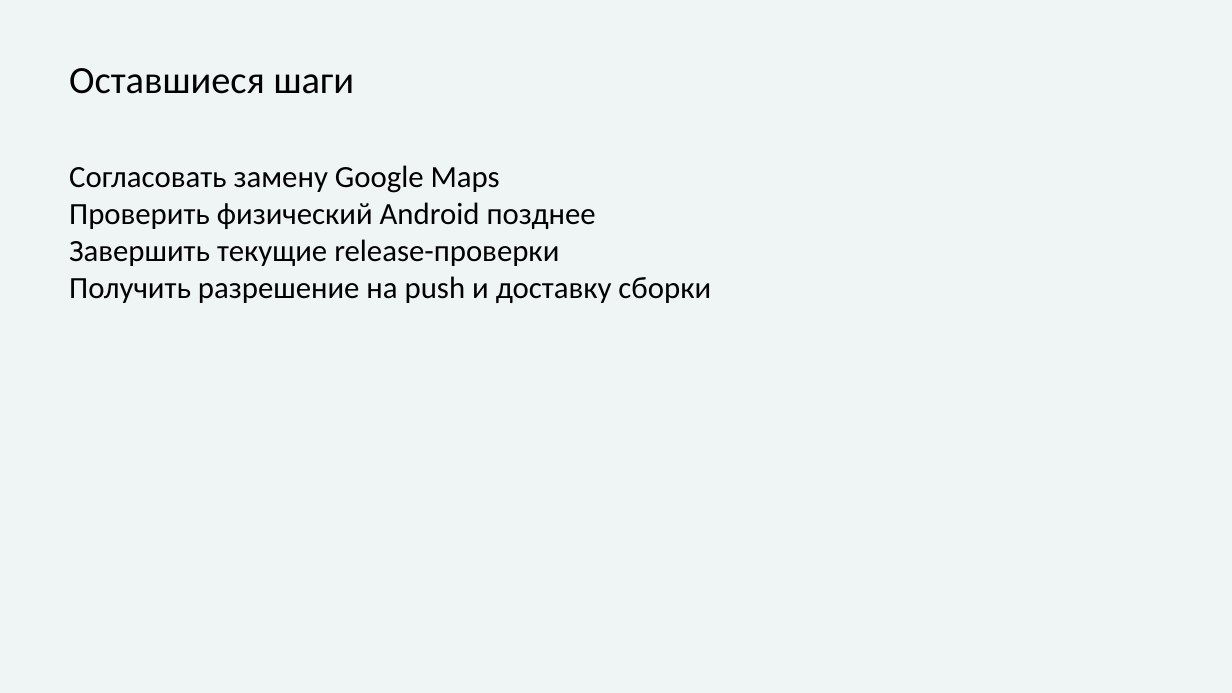
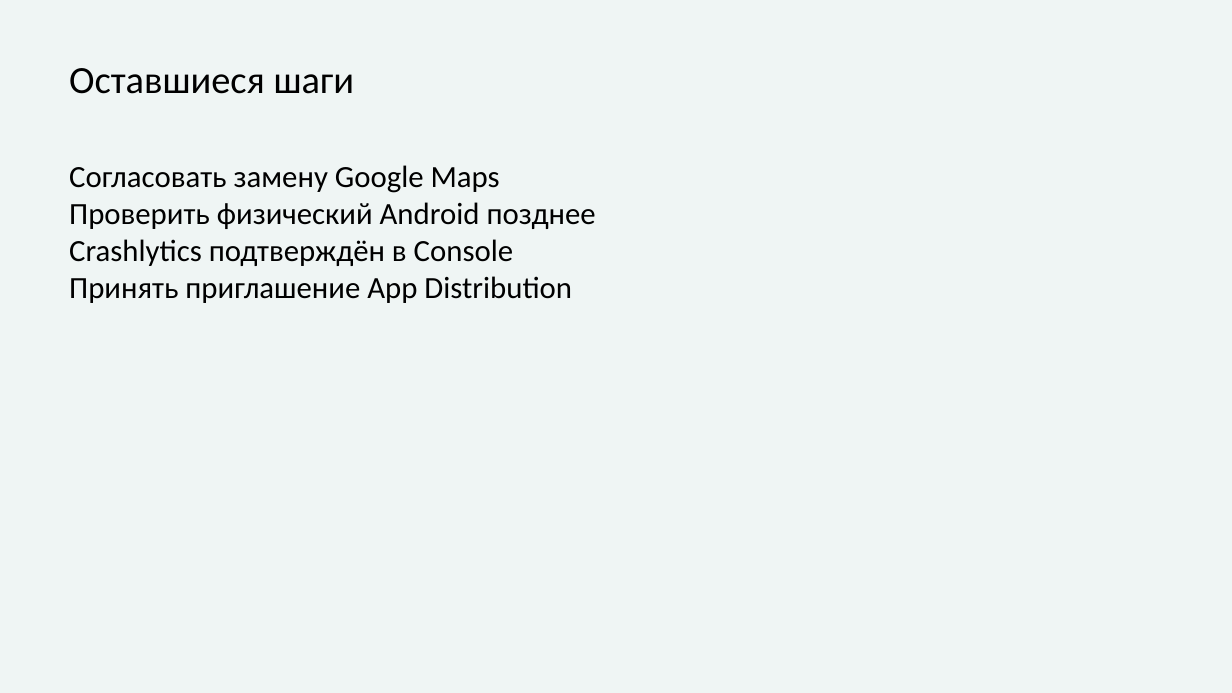
Before and after one commit to yerkesha-A/air-quality-monitor, a slide deck: slide 12 of docs/rk2/RK2_PRESENTATION.pptx. Drawn at 1232x693 pixels with LibreOffice and Linux fonts; fonts in the diff are those of the drawing. Boxes give left, top, right and bottom in pixels: in the first picture for what was removed or moved away, otherwise in the second. Text is boxed around its words. In the diff, an @@ line names an element or a change of style, - is before the commit and + after.

Commit message:
Complete RK2 native, Crashlytics, distribution and CI evidence

```diff
--- a/docs/rk2/RK2_PRESENTATION.pptx
+++ b/docs/rk2/RK2_PRESENTATION.pptx
@@ text at (x1=69, y1=239, x2=572, y2=303): text changed @@
-Завершить текущие release-проверки
-Получить разрешение на push и доставку сборки
+Crashlytics подтверждён в Console
+Принять приглашение App Distribution
```
Also in this commit, not shown: 1 other slide changed, 20 other files.
